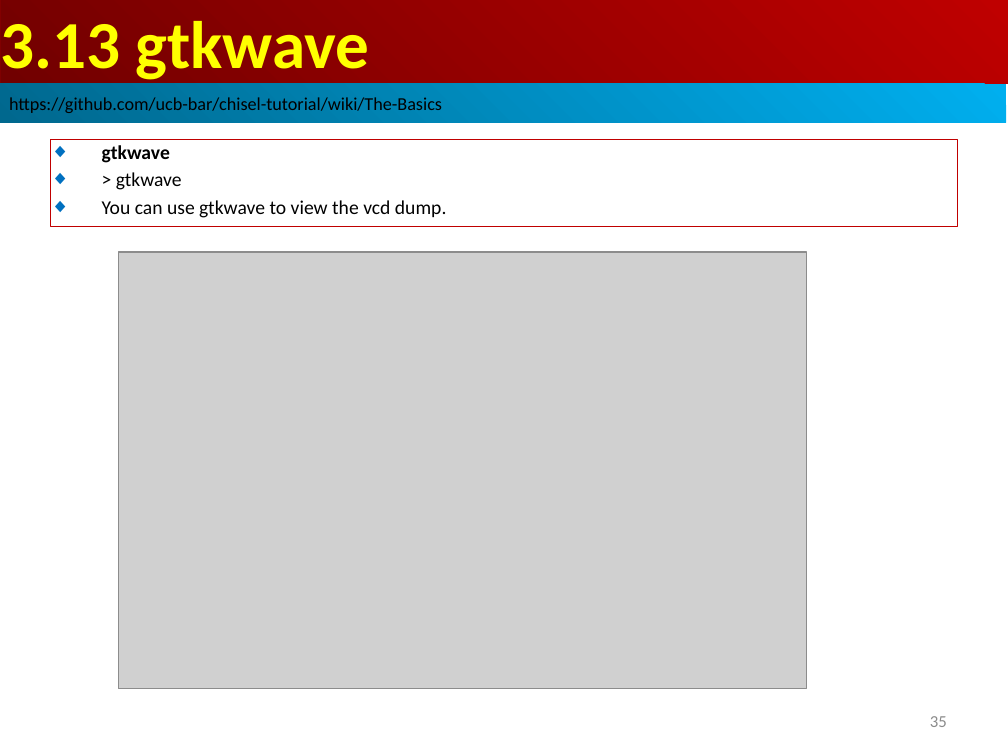
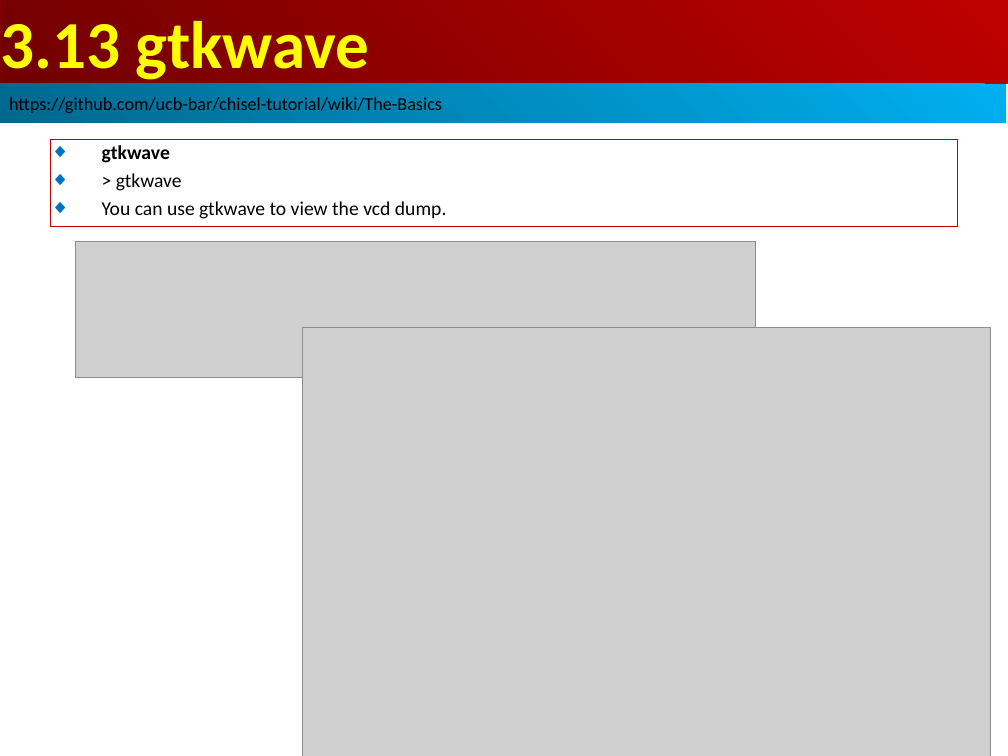
Before and after one commit to peterhchen/AIU_CS800_Chisel, a slide deck: slide 34 of 700_Chisel_Tut/003_Basic/000_Video/003_Basics.ppt (slide 35 before the commit). Drawn at 1008x756 pixels with LibreOffice and Linux fonts; fonts in the diff are those of the drawing; grey boxes stand for pictures. Boxes give left, top, right and bottom in pixels: in the first picture for what was removed or moved away, otherwise in the second. Text is boxed around its words. In the diff, an @@ line names an element or a change of style, - is before the commit and + after.

```diff
--- a/700_Chisel_Tut/003_Basic/000_Video/003_Basics.ppt
+++ b/700_Chisel_Tut/003_Basic/000_Video/003_Basics.ppt
@@ picture: place and size @@
-picture at <box>119,252,806,688</box>
+picture at <box>76,242,756,378</box>
@@ picture added at <box>302,328,990,756</box> @@
@@ page number removed at <box>930,716,947,727</box> @@
-35
```
Also in this commit, not shown: 1 other slide changed, 2 slides added.
